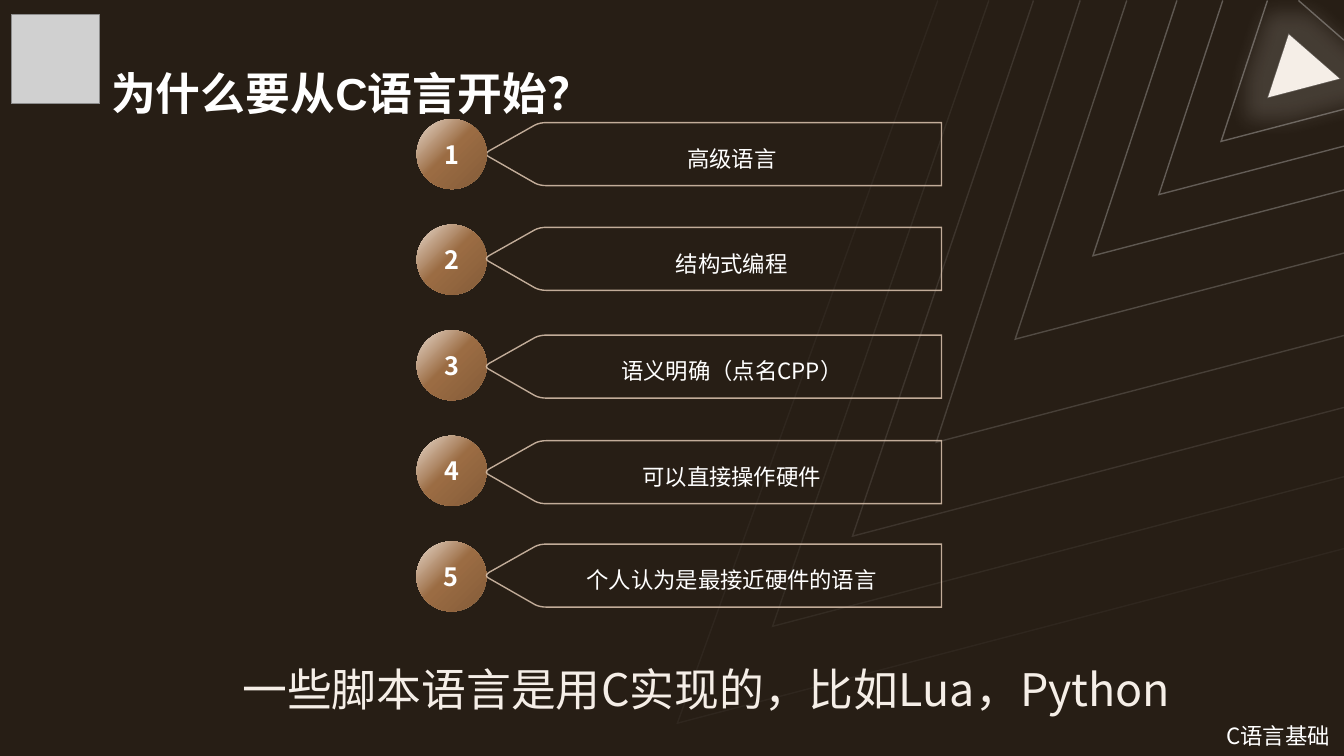
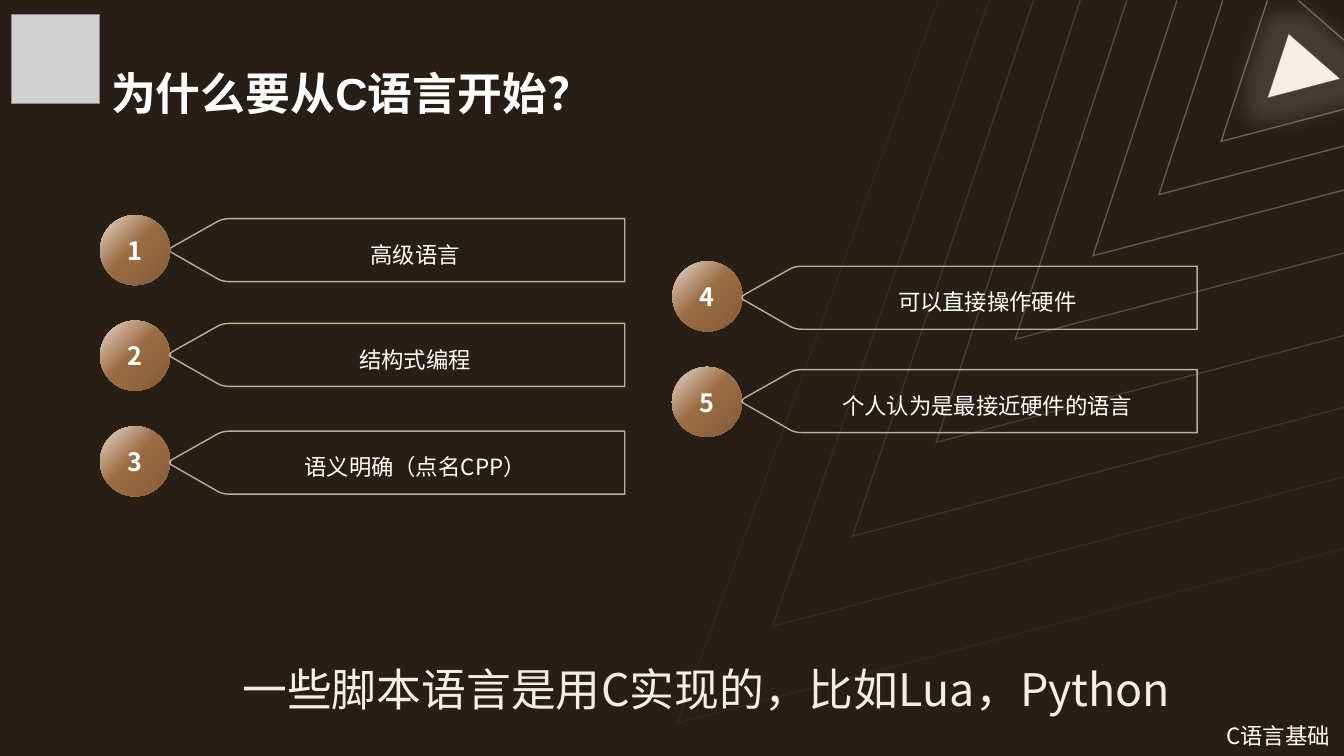
Before and after one commit to Wannerfi/CodingCourse, a slide deck: slide 7 of 2C语言基础.pptx. Drawn at 1344x756 pixels with LibreOffice and Linux fonts; fonts in the diff are those of the drawing; grey boxes stand for pictures. Boxes give left, top, right and bottom in pixels: in the first picture for what was removed or moved away, otherwise in the second. Text is boxed around its words. In the diff, an @@ line names an element or a change of style, - is before the commit and + after.

```diff
--- a/2C语言基础.pptx
+++ b/2C语言基础.pptx
@@ 3 freeform shapes: place and size @@
-3 freeform shapes at [487, 123, 943, 398]
+3 freeform shapes at [169, 219, 625, 495]
@@ 2 ellipses, 2 freeform shapes: place and size @@
-2 ellipses, 2 freeform shapes at [416, 436, 943, 612]
+2 ellipses, 2 freeform shapes at [673, 261, 1198, 438]
@@ 3 ellipses: place and size @@
-3 ellipses at [416, 119, 487, 401]
+3 ellipses at [100, 215, 170, 497]
```
Also in this commit, not shown: 2 other files.
